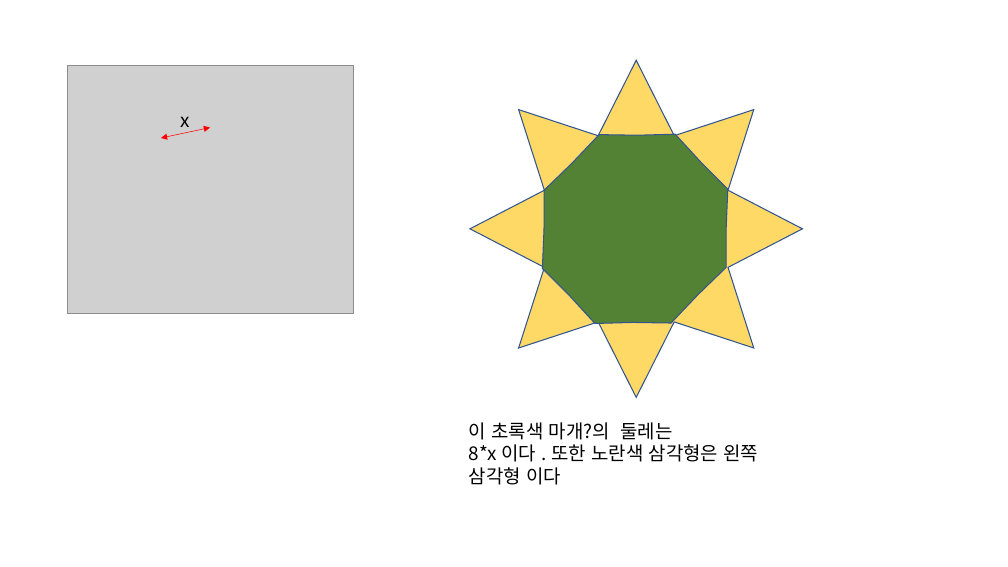
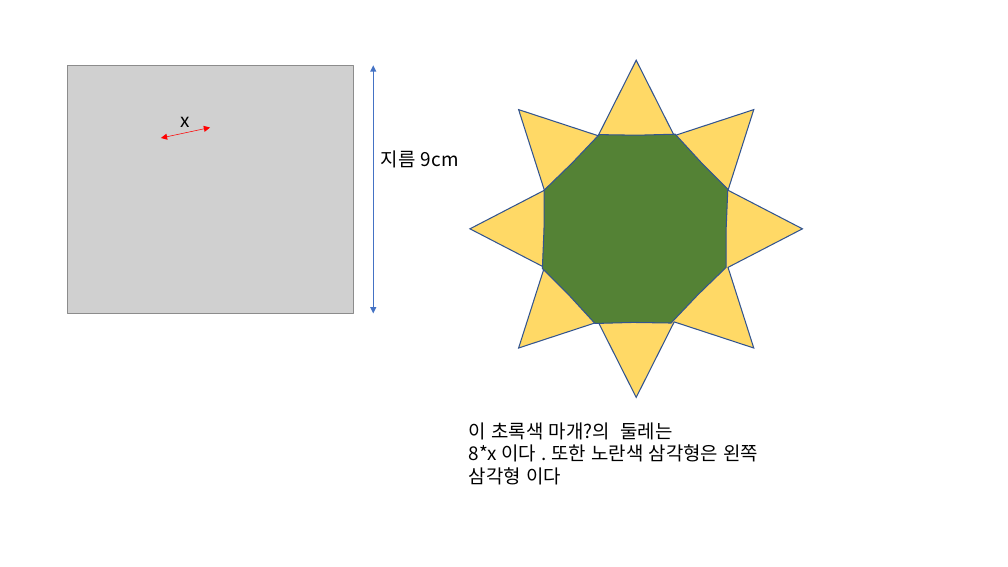
Before and after one commit to Mijika/LastProject, a slide deck: slide 1 of 자료/구상/바퀴 허브 지름 계산.pptx. Drawn at 1008x567 pixels with LibreOffice and Linux fonts; fonts in the diff are those of the drawing; grey boxes stand for pictures. Boxes give left, top, right and bottom in pixels: in the first picture for what was removed or moved away, otherwise in the second. Text is boxed around its words. In the diff, an @@ line names an element or a change of style, - is before the commit and + after.

```diff
--- a/자료/구상/바퀴 허브 지름 계산.pptx
+++ b/자료/구상/바퀴 허브 지름 계산.pptx
@@ double arrow added from (374, 65) to (374, 314), #4472C4 0.5 pt @@
@@ text added at (381, 150, 459, 168), 18 pt, text #000000 @@
+지름 9cm
```
Also in this commit, not shown: 4 other files.
